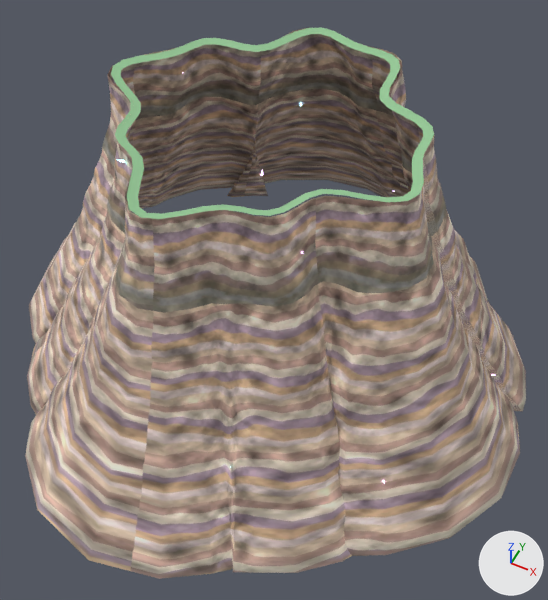
Renders of the glTF model data/world/near/CliffWall_stack_05.glb from each side of a commit.
One viewpoint serves both versions: a camera (50 mm lens) standing at (170.0, -332.0, 451.0) and looking at (17.0, -25.0, 67.0). Arrows for +X, +Y and +Z are at lower right; the lights stay in place. The picture after the commit comes second. Where no turn or scale is listed for an object, it has been applied to the vertices.

Names of what the first picture shows: 'CliffWall_stack_05-lip0', 'CliffWall_stack_05-rock0'.
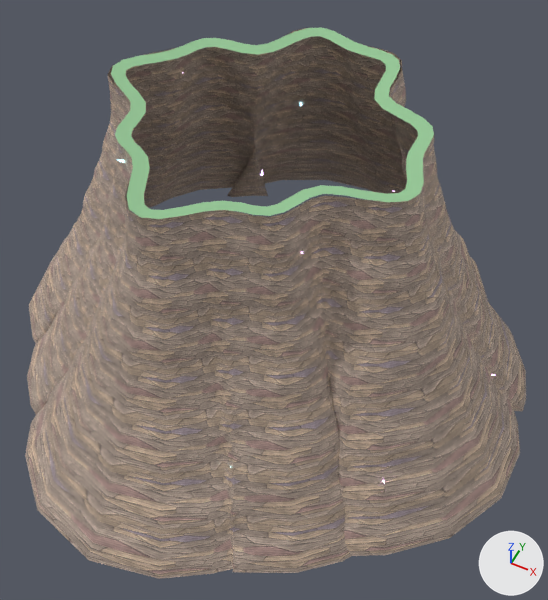
The change, as a diff of the scene's bpy script:
```diff
--- a/data/world/near/CliffWall_stack_05.glb.py
+++ b/data/world/near/CliffWall_stack_05.glb.py
@@ img_rock2_n @@
+img_rock2_n = load_image('rock2-n', '_unpacked/rock2-n', 1024, 1024, 'Non-Color')
@@ img_rock2 @@
+img_rock2 = load_image('rock2', '_unpacked/rock2', 1024, 1024, 'sRGB')
@@ mat_rock @@
 n0 = _N.new('ShaderNodeBsdfPrincipled'); n0.name = 'Principled BSDF'
 n2 = _N.new('ShaderNodeTexImage'); n2.name = 'Image Texture'
-n2.image = img_rock
+n2.image = img_rock2
+n3 = _N.new('ShaderNodeNormalMap'); n3.name = 'Normal Map'
+n3.uv_map = 'UVMap'
+n4 = _N.new('ShaderNodeTexImage'); n4.name = 'Image Texture.001'
+n4.image = img_rock2_n
 _L.new(n0.outputs[0], n1.inputs[0])  # 'BSDF' to 'Surface'
 _L.new(n2.outputs[0], n0.inputs[0])  # 'Color' to 'Base Color'
+_L.new(n3.outputs[0], n0.inputs[5])  # 'Normal' to 'Normal'
+_L.new(n4.outputs[0], n3.inputs[1])  # 'Color' to 'Color'
@@ me_cliffwall_stack_05_lip0 @@
 me_cliffwall_stack_05_lip0.from_pydata(...)  # 140 vertices, 140 faces; spans x -106.0..106.0, y -106.0..106.0, z -1.0..1.0
 # used by ob_cliffwall_stack_05_lip0; location = (-3.1, -2.9, 195.1)
+# me_cliffwall_stack_05_lip0 part 1: 70 of 140 vertices moved; they spanned x -100.0..100.0, y -100.0..100.0, z -1.0 and now span x -97.0..97.0, y -97.0..97.0, z -1.0; mean shift (0.0, 0.0, 0.0); largest move (50.0, 79.0, -1.0) -> (47.0, 78.0, -1.0)
 me_cliffwall_stack_05_lip0.materials.append(mat_moss)
@@ me_cliffwall_stack_05_rock0 @@
 me_cliffwall_stack_05_rock0.from_pydata(...)  # 2100 vertices, 4060 faces; spans x -203.0..203.0, y -206.0..206.0, z -104.0..104.0
 # used by ob_cliffwall_stack_05_rock0; location = (-2.2, -3.3, 91.8)
+# me_cliffwall_stack_05_rock0 part 2: texture (UV) coordinates of 4060 of 4060 faces, centred in x -200.0..200.0, y -200.0..202.0, z -101.0..101.0, changed; they spanned u 0.0..7.45, v 0.08..1.33 and now span u 0.0..22.34, v 0.0..6.92
 me_cliffwall_stack_05_rock0.materials.append(mat_rock)
```

Pixel boxes (x1, y1, x2, y2) of what changed, in the pictures (548 x 600 px; the box of a moved part takes in the faces that stretch with it):
'CliffWall_stack_05-rock0', surface changed: (25, 36, 526, 579) in both
part 1 of me_cliffwall_stack_05_lip0, moved or reshaped: (114, 31, 430, 219) in both
